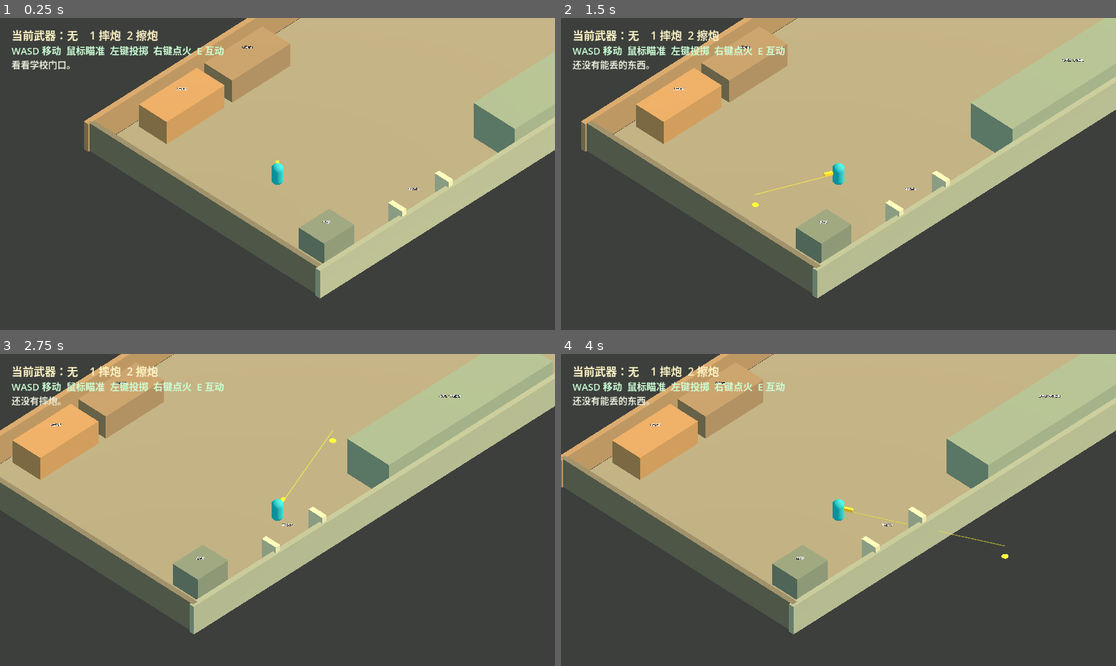
Above: before the commit, frames 1-4 (two rows, left to right).
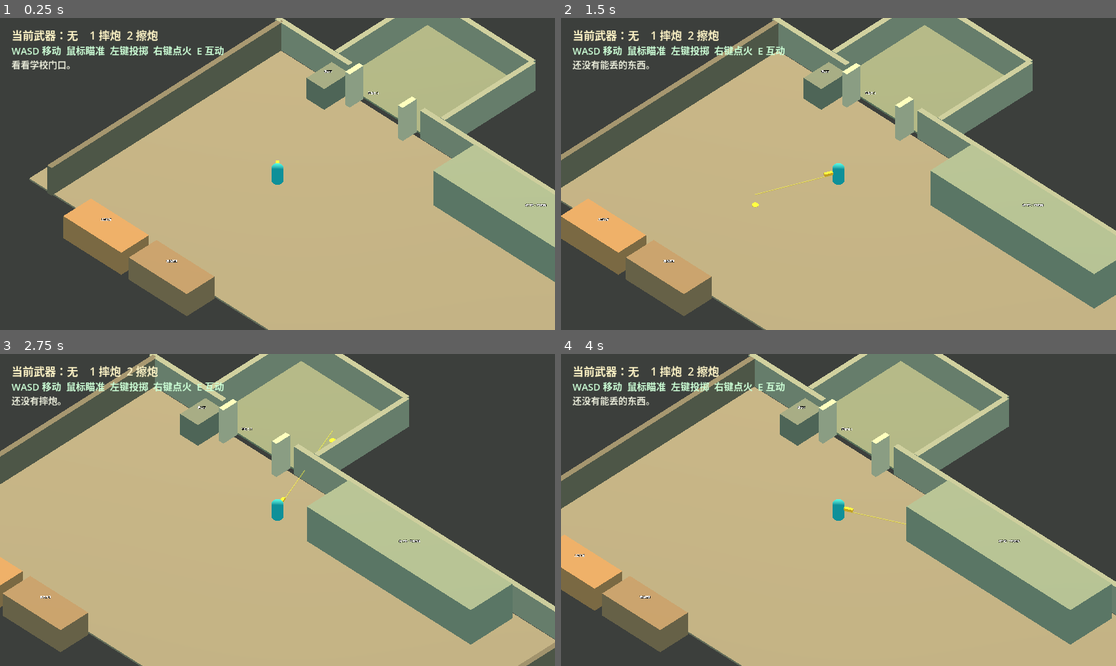
Above: after the commit, the same moments.

Repository: zuikakusan/Project-Hanabi
Game: Godot game, scene res://scenes/FortyTwoDemo.tscn
Two runs of this game, one before a commit and one after it. Both use one fixed random seed, a clock stepped at 60 frames per second and the inputs below.
Inputs (mouse positions are in pixels of both pictures, inside the frame that each line leads up to):
- Up to frame 1 (0.25 s): no input
- Up to frame 2 (1.5 s): tap Enter at 0.5 s; move the mouse to (960, 158) at 0.52 s; hold D 0.53-1.25 s; tap E at 0.6 s; click (960, 158) at 0.67 s; tap Space at 0.77 s; drag from (727, 189) to (810, 236) at 1.27 s
- Up to frame 3 (2.75 s): tap Space at 2 s; move the mouse to (333, 441) at 2.02 s; hold D from 2.03 s (still down); tap 1 at 2.1 s
- Up to frame 4 (4 s): release D at 2.75 s; drag from (810, 572) to (672, 463) at 2.77 s; tap Enter at 3.5 s; move the mouse to (1005, 556) at 3.52 s; hold A from 3.53 s (still down); tap E at 3.6 s; tap Space at 3.77 s

The runs differ from the first frame. In frame 1, 51% of the frame differs, in the area x 5-100%, y 0-100%; in frame 2, 60%; in frame 3, 61%; in frame 4, 61%, in the area x 0-100%, y 0-100%.

Commit message:
学校 42号楼 本阶段的难题 二层楼，立体建筑如何设计？

Diff:
--- a/scripts/forty_two_demo.gd
+++ b/scripts/forty_two_demo.gd
@@ -11,7 +11,8 @@
 const CRACKER_THROW_SPEED := 10.0
 const CRACKER_FUSE_TIME := 5.0
 const CRACKER_EXPLOSION_RADIUS := 2.8
-const CAMERA_OFFSET := Vector3(-13.0, 15.0, 13.0)
+const CAMERA_OFFSET := Vector3(-13.0, 15.0, -13.0)
+const SCHOOL_ALLEY_X := -13.0
 
 const WEAPON_NONE := ""
 const WEAPON_SNAP := "snap"
@@ -56,7 +57,7 @@
 var got_roster := false
 
 var current_weapon := WEAPON_NONE
-var aim_direction := Vector3.FORWARD
+var aim_direction := Vector3.BACK
 var aim_point := Vector3.ZERO
 var cracker_lit := false
 var cracker_fuse := 0.0
@@ -194,50 +195,53 @@
 
 func _build_school_gate(parent: Node) -> void:
 	_add_floor(parent, "SchoolStreetFloor", Vector3(1.0, -0.06, 20.0), Vector3(34.0, 0.12, 18.0), Color(0.52, 0.53, 0.49))
-	_add_solid_box(parent, "SchoolNorthWall", Vector3(0.0, 1.0, 29.2), Vector3(33.0, 2.0, 0.35), COLOR_SCHOOL)
-	_add_solid_box(parent, "SchoolWestBoundary", Vector3(-16.2, 1.0, 20.0), Vector3(0.35, 2.0, 18.4), COLOR_WALL_DARK)
-	_add_solid_box(parent, "SchoolEastStreetGuide", Vector3(17.8, 1.0, 20.0), Vector3(0.35, 2.0, 18.4), COLOR_WALL_DARK)
-	_add_solid_box(parent, "ShopSouthBoundaryLeft", Vector3(-4.8, 1.0, 10.8), Vector3(23.4, 2.0, 0.35), COLOR_SHOP)
-	_add_solid_box(parent, "ShopSouthBoundaryRight", Vector3(16.1, 1.0, 10.8), Vector3(3.3, 2.0, 0.35), COLOR_SHOP)
-
-	_add_solid_box(parent, "SecurityBooth", Vector3(-13.0, 0.75, 26.4), Vector3(2.4, 1.5, 2.0), Color(0.42, 0.50, 0.48))
-	_add_label_marker(parent, "保安亭", Vector3(-13.0, 1.8, 26.4))
-
-	_add_solid_box(parent, "SchoolGateLeft", Vector3(-9.7, 1.2, 28.7), Vector3(0.35, 2.4, 1.1), Color(0.72, 0.76, 0.70))
-	_add_solid_box(parent, "SchoolGateRight", Vector3(-6.0, 1.2, 28.7), Vector3(0.35, 2.4, 1.1), Color(0.72, 0.76, 0.70))
-	_add_label_marker(parent, "学校大门", Vector3(-7.8, 2.2, 28.1))
-
-	_add_solid_box(parent, "TeachingBuilding", Vector3(6.2, 1.25, 27.0), Vector3(13.0, 2.5, 3.3), Color(0.48, 0.58, 0.55))
-	_add_label_marker(parent, "教学楼 / 学校围墙", Vector3(6.2, 2.8, 27.0))
-
-	_add_shop(parent, "儿童托管", Vector3(-10.6, 0.8, 12.5), Color(0.64, 0.52, 0.38))
-	_add_shop(parent, "普通店铺", Vector3(-5.4, 0.8, 12.5), Color(0.54, 0.48, 0.40))
-	_add_shop(parent, "奶茶店", Vector3(7.0, 0.8, 12.5), Color(0.68, 0.48, 0.48))
-	_add_shop(parent, "老孟小卖部", Vector3(13.0, 0.8, 12.5), Color(0.46, 0.34, 0.22))
-
-	var note := _add_interactable(parent, "WallNote", "note", "调查纸条", Vector3(12.2, 0.08, 27.1))
+	_add_floor(parent, "CampusYard", Vector3(7.8, -0.06, 33.0), Vector3(8.4, 0.12, 7.2), Color(0.46, 0.54, 0.49))
+	_add_solid_box(parent, "SchoolNorthWallLeft", Vector3(-5.8, 1.0, 29.2), Vector3(21.6, 2.0, 0.35), COLOR_SCHOOL)
+	_add_solid_box(parent, "SchoolNorthWallRight", Vector3(13.6, 1.0, 29.2), Vector3(5.8, 2.0, 0.35), COLOR_SCHOOL)
+	_add_solid_box(parent, "CampusBackBoundary", Vector3(7.8, 1.0, 36.6), Vector3(8.4, 2.0, 0.35), COLOR_SCHOOL)
+	_add_solid_box(parent, "CampusLeftBoundary", Vector3(3.6, 1.0, 33.0), Vector3(0.35, 2.0, 7.2), COLOR_SCHOOL)
+	_add_solid_box(parent, "CampusRightBoundary", Vector3(12.0, 1.0, 33.0), Vector3(0.35, 2.0, 7.2), COLOR_SCHOOL)
+	_add_solid_box(parent, "SchoolWestBoundary", Vector3(-17.8, 1.0, 20.0), Vector3(0.35, 2.0, 18.4), COLOR_WALL_DARK)
+	_add_solid_box(parent, "SchoolEastStreetGuide", Vector3(16.2, 1.0, 20.0), Vector3(0.35, 2.0, 18.4), COLOR_WALL_DARK)
+
+	_add_solid_box(parent, "SecurityBooth", Vector3(11.3, 0.75, 28.0), Vector3(1.4, 1.5, 2.0), Color(0.42, 0.50, 0.48))
+	_add_label_marker(parent, "保安亭", Vector3(11.3, 1.8, 28.0))
+
+	_add_solid_box(parent, "SchoolGateLeft", Vector3(5.7, 1.2, 28.7), Vector3(0.35, 2.4, 1.1), Color(0.72, 0.76, 0.70))
+	_add_solid_box(parent, "SchoolGateRight", Vector3(9.9, 1.2, 28.7), Vector3(0.35, 2.4, 1.1), Color(0.72, 0.76, 0.70))
+	_add_label_marker(parent, "学校大门", Vector3(7.8, 2.2, 28.1))
+
+	_add_solid_box(parent, "TeachingBuilding", Vector3(-6.2, 1.25, 27.0), Vector3(13.0, 2.5, 3.3), Color(0.48, 0.58, 0.55))
+	_add_label_marker(parent, "教学楼 / 学校围墙", Vector3(-6.2, 2.8, 27.0))
+
+	_add_shop(parent, "儿童托管", Vector3(10.6, 0.8, 9.7), Color(0.64, 0.52, 0.38))
+	_add_shop(parent, "普通店铺", Vector3(5.4, 0.8, 9.7), Color(0.54, 0.48, 0.40))
+	_add_solid_box(parent, "TeaShopBuilding", Vector3(-17.1, 0.8, 10.1), Vector3(3.9, 1.6, 5.0), Color(0.68, 0.48, 0.48))
+	_add_label_marker(parent, "奶茶店", Vector3(-17.1, 2.05, 10.1))
+	_add_solid_box(parent, "MengShopBuilding", Vector3(-8.9, 0.8, 10.1), Vector3(3.5, 1.6, 5.0), Color(0.46, 0.34, 0.22))
+	_add_label_marker(parent, "老孟小卖部", Vector3(-8.9, 2.05, 10.1))
+
+	var note := _add_interactable(parent, "WallNote", "note", "调查纸条", Vector3(-12.2, 0.08, 27.1))
 	_add_floor(note, "PaperMesh", Vector3.ZERO, Vector3(0.9, 0.05, 0.6), COLOR_PAPER)
 	_add_label(note, "学校墙下纸条", Vector3(0.0, 0.62, 0.0))
 
-	_add_floor(parent, "TIntersectionMark", Vector3(13.0, 0.01, 16.0), Vector3(5.0, 0.04, 6.0), Color(0.43, 0.44, 0.41))
-	var alley_gate := _add_interactable(parent, "AlleyGate", "alley_gate", "进入小巷子", Vector3(13.0, 0.08, 8.3))
-	_add_floor(alley_gate, "AlleyGateMarker", Vector3.ZERO, Vector3(2.8, 0.05, 1.0), COLOR_COOL)
-	_add_label(alley_gate, "小巷子入口", Vector3(0.0, 0.7, 0.0))
+	_add_floor(parent, "TIntersectionMark", Vector3(SCHOOL_ALLEY_X, 0.01, 16.0), Vector3(5.0, 0.04, 6.0), Color(0.43, 0.44, 0.41))
+	_add_floor(parent, "AlleyMouthFloor", Vector3(SCHOOL_ALLEY_X, 0.01, 10.2), Vector3(4.2, 0.05, 6.8), COLOR_COOL)
+	_add_label_marker(parent, "小巷子入口", Vector3(SCHOOL_ALLEY_X, 0.75, 8.8))
 
 
 func _build_liminal_alley(parent: Node) -> void:
-	_add_floor(parent, "AlleyFloor", Vector3(0.0, -0.06, -28.0), Vector3(4.2, 0.12, 46.0), Color(0.44, 0.45, 0.42))
-	_add_solid_box(parent, "AlleyLeftWall", Vector3(-2.35, 1.15, -28.0), Vector3(0.35, 2.3, 46.0), COLOR_WALL)
-	_add_solid_box(parent, "AlleyRightWall", Vector3(2.35, 1.15, -28.0), Vector3(0.35, 2.3, 46.0), COLOR_WALL)
-	_add_solid_box(parent, "AlleyEntranceStop", Vector3(0.0, 1.0, -4.7), Vector3(4.6, 2.0, 0.30), COLOR_WALL_DARK)
+	_add_floor(parent, "AlleyFloor", Vector3(SCHOOL_ALLEY_X, -0.06, -21.5), Vector3(4.2, 0.12, 59.0), Color(0.44, 0.45, 0.42))
+	_add_solid_box(parent, "AlleyLeftWall", Vector3(SCHOOL_ALLEY_X - 2.35, 1.15, -21.5), Vector3(0.35, 2.3, 59.0), COLOR_WALL)
+	_add_solid_box(parent, "AlleyRightWall", Vector3(SCHOOL_ALLEY_X + 2.35, 1.15, -21.5), Vector3(0.35, 2.3, 59.0), COLOR_WALL)
 
 	for i in range(5):
 		var z := -10.0 - float(i) * 7.4
-		_add_floor(parent, "RepeatedWallSeam_%d" % i, Vector3(-2.16, 0.76, z), Vector3(0.06, 0.9, 1.6), COLOR_COOL)
-		_add_floor(parent, "RepeatedPipe_%d" % i, Vector3(2.16, 0.86, z - 1.6), Vector3(0.06, 1.2, 0.08), Color(0.26, 0.27, 0.25))
-		_add_label_marker(parent, "门牌 %02d" % (42 + i), Vector3(-2.05, 1.75, z + 1.4))
-
-	var alley_end := _add_interactable(parent, "AlleyEnd", "alley_end", "继续往前走", Vector3(0.0, 0.08, -50.5))
+		_add_floor(parent, "RepeatedWallSeam_%d" % i, Vector3(SCHOOL_ALLEY_X - 2.16, 0.76, z), Vector3(0.06, 0.9, 1.6), COLOR_COOL)
+		_add_floor(parent, "RepeatedPipe_%d" % i, Vector3(SCHOOL_ALLEY_X + 2.16, 0.86, z - 1.6), Vector3(0.06, 1.2, 0.08), Color(0.26, 0.27, 0.25))
+		_add_label_marker(parent, "门牌 %02d" % (42 + i), Vector3(SCHOOL_ALLEY_X - 2.05, 1.75, z + 1.4))
+
+	var alley_end := _add_interactable(parent, "AlleyEnd", "alley_end", "继续往前走", Vector3(SCHOOL_ALLEY_X, 0.08, -50.5))
 	_add_floor(alley_end, "AlleyEndMarker", Vector3.ZERO, Vector3(2.7, 0.05, 1.0), COLOR_DUSK)
 	_add_label(alley_end, "巷子尽头", Vector3(0.0, 0.7, 0.0))
 
@@ -312,7 +316,7 @@
 func _build_player() -> void:
 	player = CharacterBody3D.new()
 	player.name = "Player"
-	player.position = Vector3(-11.0, 0.72, 20.5)
+	player.position = Vector3(7.8, 0.72, 20.5)
 	player.collision_layer = 1
 	player.collision_mask = 1
 	add_child(player)
@@ -547,14 +551,7 @@
 			has_read_note = true
 			interactable.set_meta("disabled", true)
 			_show_message("纸条上写着：\n去小巷子。\n别让他们看见。")
-			_show_hint("去丁字口下方的小巷子入口。")
-		"alley_gate":
-			if not has_read_note:
-				_show_message("这条巷子你以前也见过。\n但你现在还不想进去。")
-			else:
-				_teleport_player(Vector3(0.0, 0.72, -7.0))
-				_show_message("你往前走了一会儿。\n两边的墙一直没有变。\n你回头看，学校门口已经看不见了。")
-				_show_hint("沿着长巷往前走。")
+			_show_hint("沿丁字口下方的小巷一直往前走。")
 		"alley_end":
 			_teleport_player(Vector3(0.0, 0.72, -76.0))
 			_show_message("巷子尽头出现了一栋二层楼。\n它不该在这里。")
